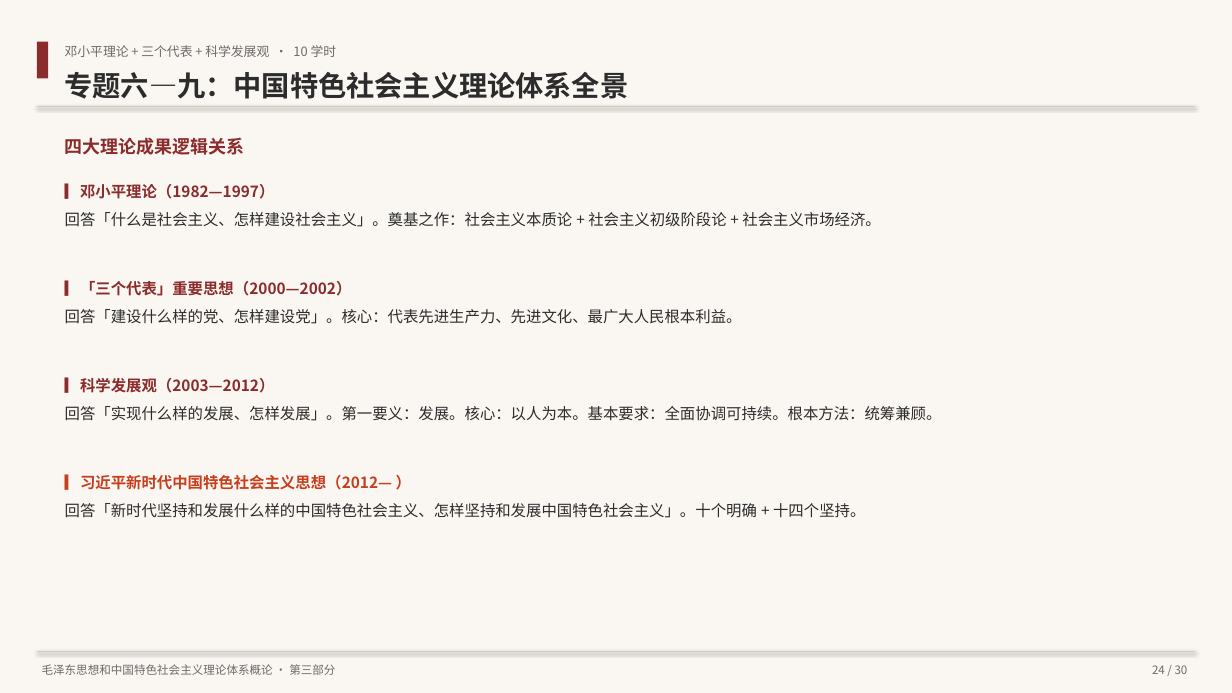
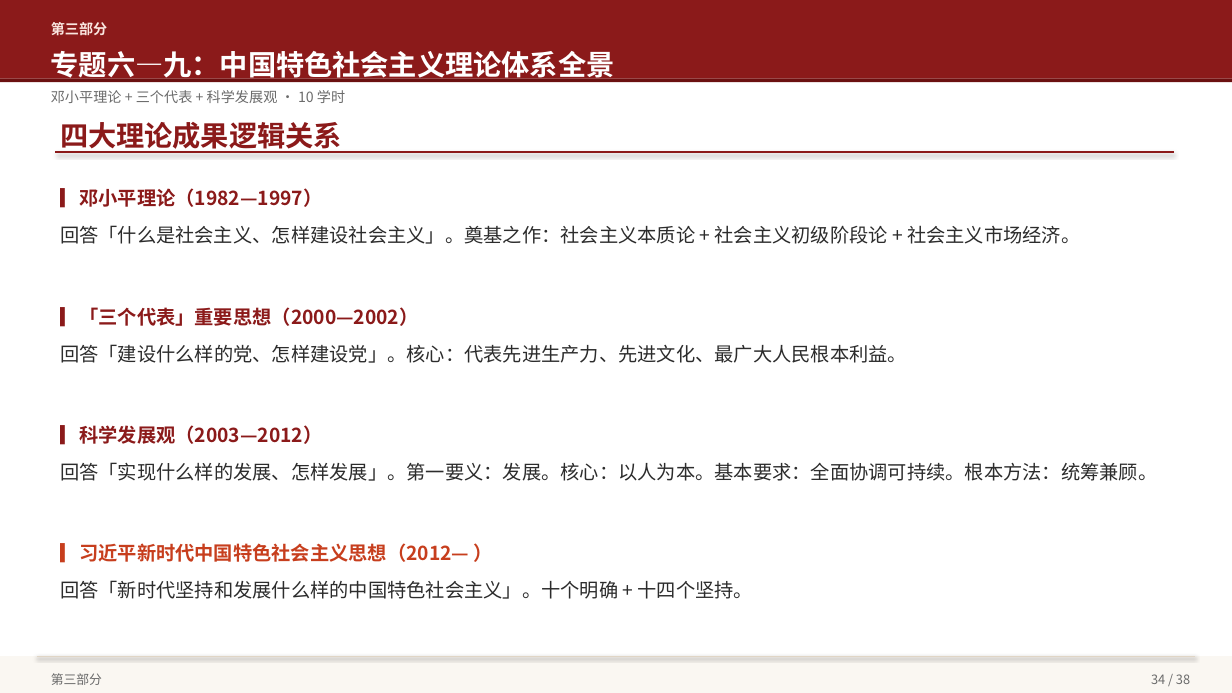
Before and after one commit to hsy358/obsidian-vault, a slide deck: slide 34 of 03-资源/PPT/毛泽东思想和中国特色社会主义理论体系概论 教学大纲概览.pptx (slide 24 before the commit). Drawn at 1232x693 pixels with LibreOffice and Linux fonts; fonts in the diff are those of the drawing. Boxes give left, top, right and bottom in pixels: in the first picture for what was removed or moved away, otherwise in the second. Text is boxed around its words. In the diff, an @@ line names an element or a change of style, - is before the commit and + after.

```diff
--- a/03-资源/PPT/毛泽东思想和中国特色社会主义理论体系概论 教学大纲概览.pptx
+++ b/03-资源/PPT/毛泽东思想和中国特色社会主义理论体系概论 教学大纲概览.pptx
@@ rectangle removed at box(0, 0, 1232, 693) @@
@@ rectangle added at box(0, 0, 1232, 79), fill #8B1A1A @@
@@ text added at box(51, 22, 108, 36), 11 pt, text #FAE6E0, bold @@
+第三部分
@@ rectangle removed at box(37, 42, 48, 79) @@
@@ text "专题六—九：中国特色社会主义理论体系全景": place and size @@
-text "专题六—九：中国特色社会主义理论体系全景" at box(65, 72, 629, 99)
+text "专题六—九：中国特色社会主义理论体系全景" at box(51, 51, 615, 83)
@@ text "专题六—九：中国特色社会主义理论体系全景" at box(51, 51, 615, 83): text colour #2C2C2C to #FFFFFF; line spacing 1.2 to 1.3 @@
@@ rectangle added at box(0, 79, 1232, 82), fill #6B1010 @@
@@ text "邓小平理论 + 三个代表 + 科学发展观 ...": place and size @@
-text "邓小平理论 + 三个代表 + 科学发展观 ..." at box(65, 45, 337, 57)
+text "邓小平理论 + 三个代表 + 科学发展观 ..." at box(51, 90, 345, 103)
@@ text "邓小平理论 + 三个代表 + 科学发展观 ..." at box(51, 90, 345, 103): size 10 to 11 pt; line spacing 1.2 to 1.3 @@
@@ text "四大理论成果逻辑关系": place and size @@
-text "四大理论成果逻辑关系" at box(65, 137, 245, 155)
+text "四大理论成果逻辑关系" at box(60, 122, 342, 153)
@@ text "四大理论成果逻辑关系" at box(60, 122, 342, 153): size 14 to 22 pt, text colour #8B2C2C to #8B1A1A; line spacing 1.2 to 1.3 @@
@@ line moved from (37, 106) - (1195, 106) to (55, 152) - (1174, 152) @@
@@ line (55, 152) - (1174, 152): stroke #D4C9BA 0.75 pt to #8B1A1A 1.5 pt @@
@@ text at box(60, 188, 1157, 563): size 12 to 15 pt in "▎邓小平理论（1982—1997）", "回答「什么是社会主义、怎样建设社会主义」。奠基之作：社会主义本质论 + 社会主义初级阶段论 + 社会主义市场经济。", "▎「三个代表」重要思想（2000—2002）", "回答「建设什么样的党、怎样建设党」。核心：代表先进生产力、先进文化、最广大人民根本利益。" and 3 more places; text colour #8B2C2C to #8B1A1A in "▎邓小平理论（1982—1997）", "▎「三个代表」重要思想（2000—2002）", "▎科学发展观（2003—2012）"; line spacing 1.5 to 1.6 @@
@@ text at box(60, 580, 753, 599): text changed; size 12 to 15 pt @@
-回答「新时代坚持和发展什么样的中国特色社会主义、怎样坚持和发展中国特色社会主义」。十个明确 + 十四个坚持。
+回答「新时代坚持和发展什么样的中国特色社会主义」。十个明确 + 十四个坚持。
@@ rectangle added at box(0, 656, 1232, 693), fill #FAF7F2 @@
@@ line moved from (37, 652) - (1195, 652) to (37, 656) - (1195, 656) @@
@@ line (37, 656) - (1195, 656): stroke #D4C9BA 0.75 pt to #E0D5C5 0.75 pt @@
@@ text at box(51, 673, 102, 685): text changed; size 9 to 10 pt @@
-毛泽东思想和中国特色社会主义理论体系概论 · 第三部分
+第三部分
@@ text added at box(1151, 674, 1190, 684), 10 pt, text #6B6B6B @@
+34 / 38
@@ text removed at box(1152, 665, 1188, 674) @@
-24 / 30
```
Also in this commit, not shown: 27 other slides changed, 10 slides added, 2 slides removed.
